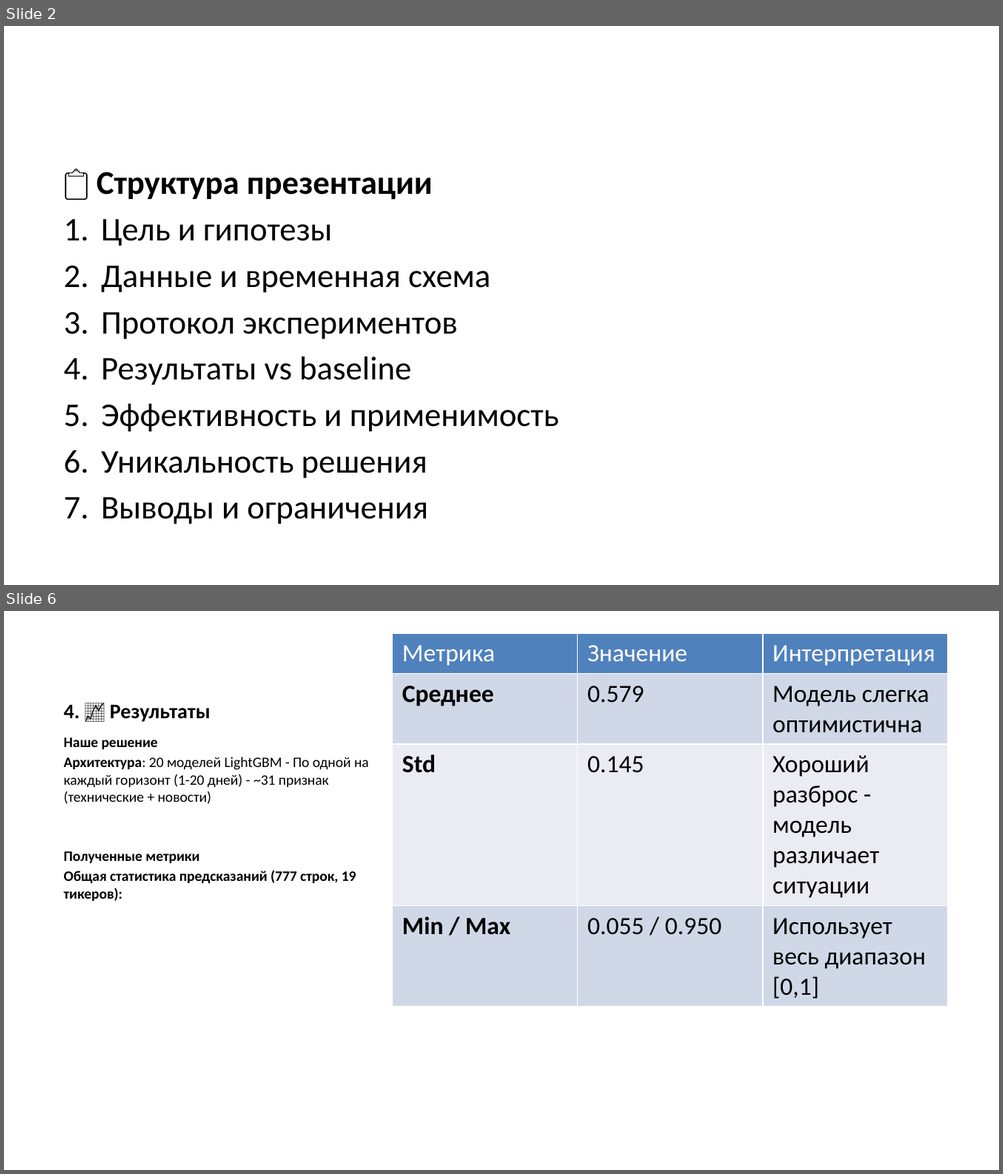
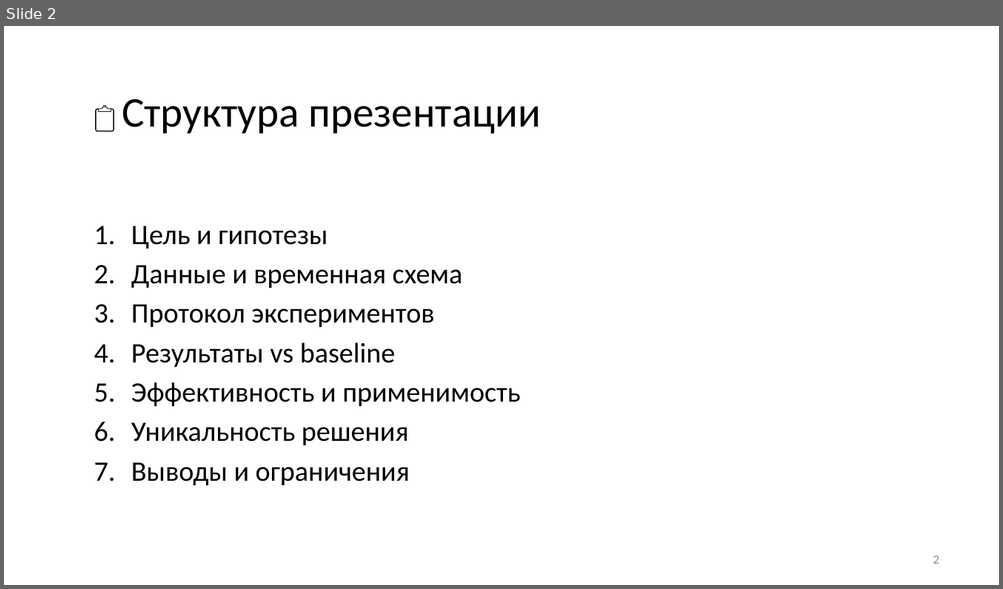
Before and after one commit to sokanaid/finnam-forecast-pulsetech, a slide deck: PITCH_PRESENTATION.pptx. Shown one above the other, each under a label of ours: slides 2 and 6 before the commit, slide 2 after it; the slides between them are not shown. The pictures are 1003x1174 and 1003x589 pixels, drawn with LibreOffice and Linux fonts; fonts in the diff are those of the drawing. Boxes give left, top, right and bottom in pixels: in the first picture for what was removed or moved away, otherwise in the second. Text is boxed around its words. In the diff, an @@ line names an element or a change of style, - is before the commit and + after.

Commit message:
Final updates: clean up presentation formatting

```diff
--- a/PITCH_PRESENTATION.pptx
+++ b/PITCH_PRESENTATION.pptx
@@ slide 6 removed at [4,611,999,1170], background #FFFFFF @@
@@ table removed at [392,633,947,1109], 4 rows, 3 columns @@
-Метрика | Значение | Интерпретация
-Среднее | 0.579 | Модель слегка оптимистична
-Std | 0.145 | Хороший разброс - модель различает ситуации
-Min / Max | 0.055 / 0.950 | Использует весь диапазон [0,1]
@@ title removed at [64,704,210,722] @@
-4. 📈 Результаты
@@ text removed at [64,738,369,901] @@
-Наше решение
-Архитектура: 20 моделей LightGBM - По одной на каждый горизонт (1-20 дней) - ~31 признак (технические + новости)
-Полученные метрики
-Общая статистика предсказаний (777 строк, 19 тикеров):
@@ slide 2 changed as well @@
@@ text "📋 Структура презентации": place and size @@
-text "📋 Структура презентации" at [96,172,559,525]
+text "📋 Структура презентации" at [122,99,540,486]
@@ text "📋 Структура презентации" at [122,99,540,486]: size 24 to 20.4 pt in "📋", "Цель и гипотезы", "Данные и временная схема", "Протокол экспериментов" and 4 more places; size 24 to 30.6 pt, bold off in "Структура презентации" @@
@@ page number added at [933,556,939,564], 9 pt, text #8C8C8C @@
+2
```
Also in this commit, not shown: 8 other slides changed, 4 slides added, 7 other slides removed, 1 other file.
